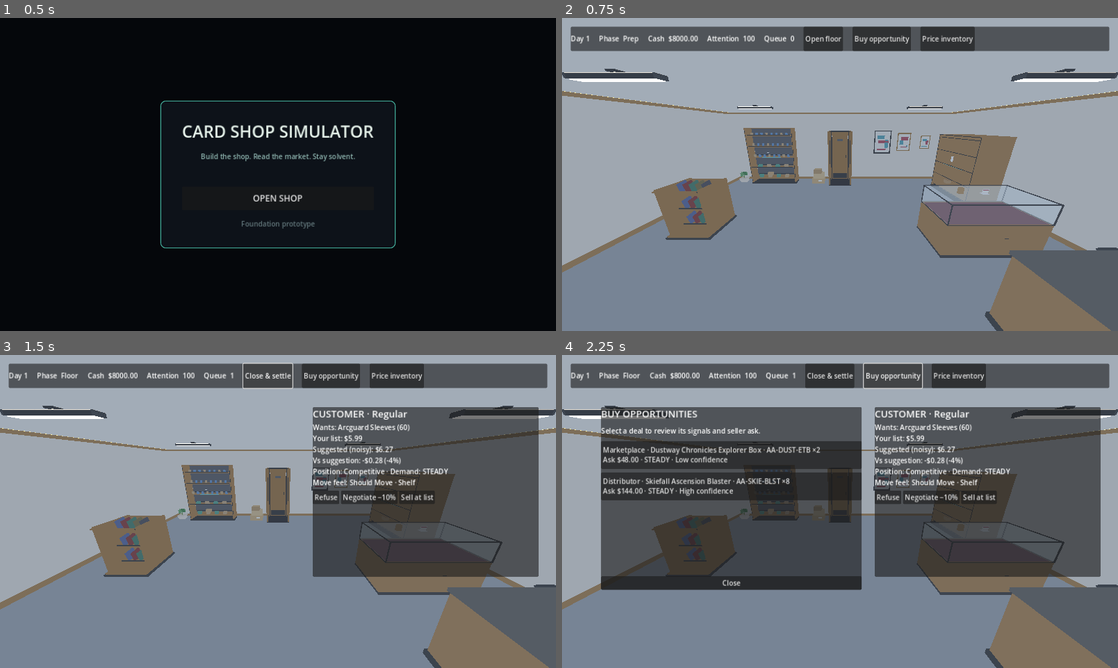
Above: before the commit, frames 1-4 (two rows, left to right).
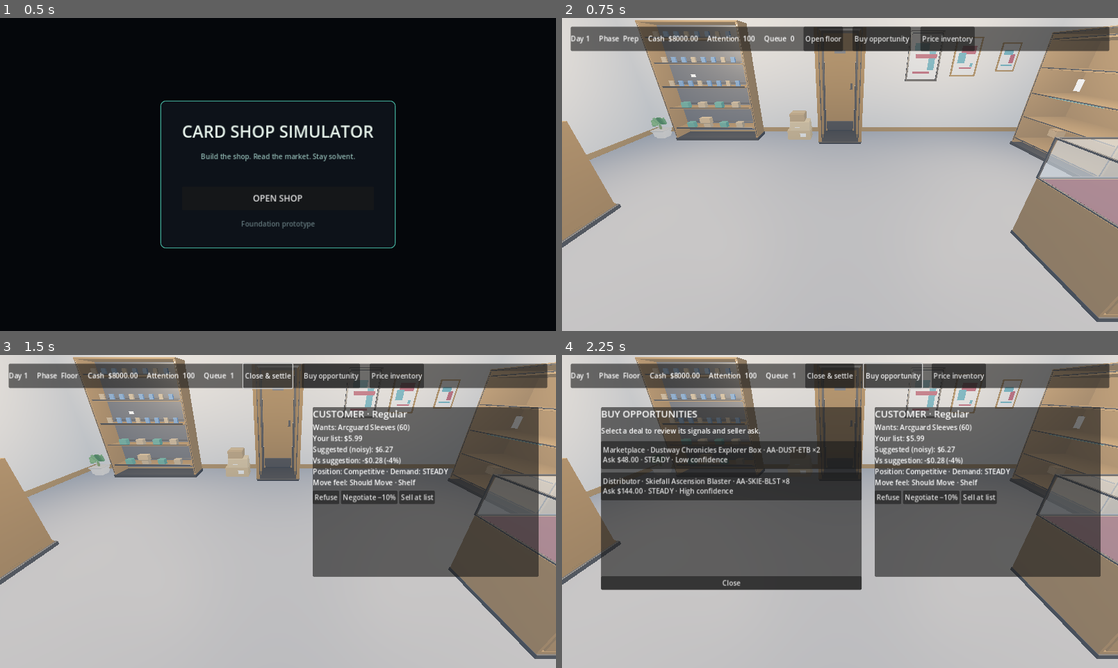
Above: after the commit, the same moments.

Repository: adamwlarson/cardshopsimulator
Game: Godot game, scene res://scenes/boot/boot.tscn
The game is run twice, just before and just after one commit, with the same random seed, the same clock (stepped at 60 frames per second) and the same inputs.
Inputs:
- Up to frame 1 (0.5 s): no input
- Up to frame 2 (0.75 s): click "OPEN SHOP" at 0.5 s
- Up to frame 3 (1.5 s): click "Open floor" at 1.25 s
- Up to frame 4 (2.25 s): click "Buy opportunity" at 2 s

Frame 1 is identical in both runs. In frame 2, 90% of the frame differs, in the area x 0-100%, y 0-100%; in frame 3, 80%; in frame 4, 65%.

Commit message:
Fix P0 shop camera: Art SoT aisle view of floor and fixtures (#12)
* Fix shop gameplay camera and interior lighting

The default Camera3D sat 55cm below the 2.80m ceiling at FOV 90, so
the frame was dominated by overhead light panels. On Forward+ the
enclosed shell also shadowed out the sun while ambient was sourced
from a missing sky, leaving only emissive fixtures visible.

ShopCamera now uses eye-height aisle framing (look into the store)
and the environment uses color ambient plus omni fills under the
overhead panels.

Co-authored-by: Adam Larson <maddogawl@gmail.com>

* Apply Art Lead shop camera SoT

Scene-only Camera3D on shop_floor: eye-height aisle framing
position (4.5, 1.65, -1.8), rotation_degrees (-28, 0, 0), FOV 70.
Godot negative X pitch looks down (same sign as the pre-fixture -25° cam).
Root cause was Y 2.25 near the 2.79 m lights plus FOV 90 at the entrance,
not a missing floor mesh or inverted pitch. Fallback Y=1.85 / -32 / 72
was not needed. Removes the ShopCamera look_at override so the scene is SoT.

Co-authored-by: Adam Larson <maddogawl@gmail.com>

---------

Co-authored-by: Cursor Agent <cursoragent@cursor.com>

Diff:
--- a/scenes/shop/shop_floor.tscn
+++ b/scenes/shop/shop_floor.tscn
@@ -31,9 +31,9 @@
 [sub_resource type="Environment" id="Environment_shop"]
 background_mode = 1
 background_color = Color(0.08, 0.11, 0.14, 1)
-ambient_light_source = 3
+ambient_light_source = 2
 ambient_light_color = Color(0.72, 0.78, 0.86, 1)
-ambient_light_energy = 0.55
+ambient_light_energy = 0.7
 tonemap_mode = 2
 
 [node name="ShopFloor" type="Node3D"]
@@ -48,10 +48,10 @@
 shadow_enabled = true
 
 [node name="Camera" type="Camera3D" parent="."]
-position = Vector3(4.5, 2.25, -0.45)
-rotation_degrees = Vector3(-17, 0, 0)
+position = Vector3(4.5, 1.65, -1.8)
+rotation_degrees = Vector3(-28, 0, 0)
 current = true
-fov = 90.0
+fov = 70.0
 
 [node name="Architecture" type="Node3D" parent="."]
 
@@ -147,6 +147,34 @@
 [node name="BackRight" parent="Fixtures/OverheadLights" instance=ExtResource("5_light")]
 position = Vector3(6.75, 2.79, -4.95)
 
+[node name="FrontLeftFill" type="OmniLight3D" parent="Fixtures/OverheadLights"]
+position = Vector3(2.25, 2.55, -2.25)
+light_color = Color(1, 0.91, 0.78, 1)
+light_energy = 1.15
+omni_range = 5.0
+shadow_enabled = false
+
+[node name="FrontRightFill" type="OmniLight3D" parent="Fixtures/OverheadLights"]
+position = Vector3(6.75, 2.55, -2.25)
+light_color = Color(1, 0.91, 0.78, 1)
+light_energy = 1.15
+omni_range = 5.0
+shadow_enabled = false
+
+[node name="BackLeftFill" type="OmniLight3D" parent="Fixtures/OverheadLights"]
+position = Vector3(2.25, 2.55, -4.95)
+light_color = Color(1, 0.91, 0.78, 1)
+light_energy = 1.15
+omni_range = 5.0
+shadow_enabled = false
+
+[node name="BackRightFill" type="OmniLight3D" parent="Fixtures/OverheadLights"]
+position = Vector3(6.75, 2.55, -4.95)
+light_color = Color(1, 0.91, 0.78, 1)
+light_energy = 1.15
+omni_range = 5.0
+shadow_enabled = false
+
 [node name="Systems" type="Node" parent="."]
 
 [node name="DayClock" type="Node" parent="Systems"]
--- a/tests/test_runner.gd
+++ b/tests/test_runner.gd
@@ -98,6 +98,7 @@
 	_test_titan_hype_price_focus()
 	_test_day_ten_beat_serialization()
 	_test_showcase_slab_and_singles_preconditions()
+	_test_shop_camera_framing()
 
 	if _failures == 0:
 		print("All foundation tests passed.")
@@ -1267,6 +1268,47 @@
 	_qa_autoload.call("set_force_enabled", false)
 
 
+func _test_shop_camera_framing() -> void:
+	var packed: PackedScene = load("res://scenes/shop/shop_floor.tscn") as PackedScene
+	_expect_equal(packed != null, true, "shop_floor scene loads")
+	if packed == null:
+		return
+	var shop: Node = packed.instantiate()
+	var camera := shop.get_node_or_null("Camera") as Camera3D
+	_expect_equal(camera != null, true, "Camera present")
+	if camera == null:
+		shop.free()
+		return
+	_expect_equal(camera.current, true, "Camera is current")
+	_expect_equal(
+		camera.position.is_equal_approx(Vector3(4.5, 1.65, -1.8)),
+		true,
+		"Art Lead camera position"
+	)
+	_expect_equal(
+		camera.rotation_degrees.is_equal_approx(Vector3(-28, 0, 0)),
+		true,
+		"Art Lead camera pitch"
+	)
+	_expect_equal(is_equal_approx(camera.fov, 70.0), true, "Art Lead camera FOV")
+	var world := shop.get_node_or_null("WorldEnvironment") as WorldEnvironment
+	_expect_equal(world != null, true, "WorldEnvironment present")
+	if world != null and world.environment != null:
+		_expect_equal(
+			world.environment.ambient_light_source,
+			Environment.AMBIENT_SOURCE_COLOR,
+			"interior ambient uses color fill"
+		)
+	var omni_count := 0
+	var lights_root := shop.get_node_or_null("Fixtures/OverheadLights")
+	if lights_root != null:
+		for child: Node in lights_root.get_children():
+			if child is OmniLight3D:
+				omni_count += 1
+	_expect_equal(omni_count, 4, "overhead omni fills")
+	shop.free()
+
+
 func _test_day_ten_beat_serialization() -> void:
 	_beat_director.call("reset")
 	_game_state.set("current_day", 10)
